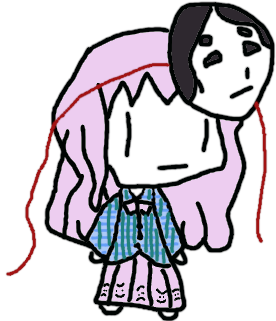
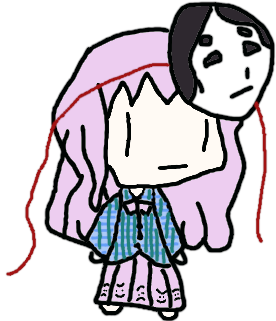
Before/after of a 276 × 321 layered artwork. What changed in the layer stack:
painted on "Visible" over <box>103,78,223,317</box>
